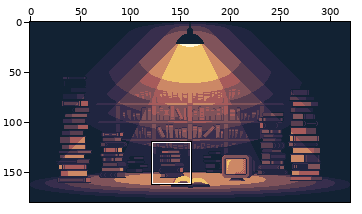
Pixel-art file: assets/images/unwritten_title.ase. Above, an overview of the earlier version with the close-up marked.
Close-up. Old version:
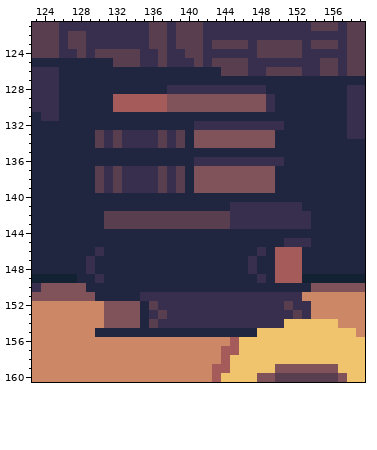
320x180 pixels, 1 frame. Colours within 5 levels of each other are drawn and written as one. Shown: x 123..159, y 121..160.
Now the later version:
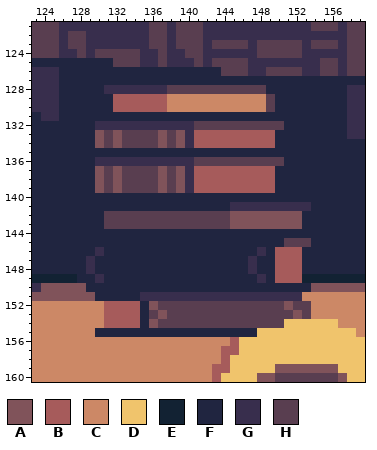
Palette (. is transparent): A #80535a  B #a65b5b  C #cc8866  D #f0c46c  E #122233  F #202540  G #382e4d  H #593e50
Change:
layer "Books hight" added
--- layer "Books hight"
@@ x 123..159 @@
 127 GGGFFFFFFFFFFFFFFFFFFFFFFFFFFFFFFFFFF
-128 GGGFFFFFFFFFFFFGGGGGGGGGGGFFFFFFFFFGG
-129 GGGFFFFFFBBBBBBAAAAAAAAAAAGFFFFFFFFGG
-130 GGGFFFFFFBBBBBBAAAAAAAAAAAGFFFFFFFFGG
+128 GGGFFFFFGGGGGGGHHHHHHHHHHHFFFFFFFFFGG
+129 GGGFFFFFFBBBBBBCCCCCCCCCCCHFFFFFFFFGG
+130 GGGFFFFFFBBBBBBCCCCCCCCCCCHFFFFFFFFGG
 131 FGGFFFFFFFFFFFFFFFFFFFFFFFFFFFFFFFFGG
-132 FFFFFFFFFFFFFFFFFFGGGGGGGGGGFFFFFFFGG
-133 FFFFFFFHGHGGGGHGHFAAAAAAAAAFFFFFFFFGG
-134 FFFFFFFHGHGGGGHGHFAAAAAAAAAFFFFFFFFFF
+132 FFFFFFFGGGGGGGGGGGHHHHHHHHHHFFFFFFFGG
+133 FFFFFFFAHAHHHHAHAGBBBBBBBBBFFFFFFFFGG
+134 FFFFFFFAHAHHHHAHAGBBBBBBBBBFFFFFFFFFF
 135 FFFFFFFFFFFFFFFFFFFFFFFFFFFFFFFFFFFFF
-136 FFFFFFFFFFFFFFFFFFGGGGGGGGGGFFFFFFFFF
-137 FFFFFFFHGHGGGGHGHFAAAAAAAAAFFFFFFFFFF
-138 FFFFFFFHGHGGGGHGHFAAAAAAAAAFFFFFFFFFF
-139 FFFFFFFHGHGGGGHGHFAAAAAAAAAFFFFFFFFFF
+136 FFFFFFFGGGGGGGGGGGHHHHHHHHHHFFFFFFFFF
+137 FFFFFFFAHAHHHHAHAGBBBBBBBBBFFFFFFFFFF
+138 FFFFFFFAHAHHHHAHAGBBBBBBBBBFFFFFFFFFF
+139 FFFFFFFAHAHHHHAHAGBBBBBBBBBFFFFFFFFFF
 140 FFFFFFFFFFFFFFFFFFFFFFFFFFFFFFFFFFFFF
-141 FFFFFFFFFFFFFFFFFFFFFFGGGGGGGGFFFFFFF
-142 FFFFFFFFHHHHHHHHHHHHHHGGGGGGGGGFFFFFF
-143 FFFFFFFFHHHHHHHHHHHHHHGGGGGGGGGFFFFFF
+141 FFFFFFFFFFFFFFFFFFFFFFGGGGGGGGGFFFFFF
+142 FFFFFFFFHHHHHHHHHHHHHHAAAAAAAAFFFFFFF
+143 FFFFFFFFHHHHHHHHHHHHHHAAAAAAAAFFFFFFF
 144 FFFFFFFFFFFFFFFFFFFFFFFFFFFFFFFFFFFFF
-145 FFFFFFFFFFFFFFFFFFFFFFFFFFFFGGGFFFFFF
+145 FFFFFFFFFFFFFFFFFFFFFFFFFFFFHHHFFFFFF
 146 FFFFFFFGFFFFFFFFFFFFFFFFFGFBBBFFFFFFF
@@ x 123..159 @@
 151 AAAAAAAFFFFFGGGGGGGGGGGGGGGGGGCCCCCCC
-152 CCCCCCCCAAAAFHGGGGGGGGGGGGGGHGGCCCCCC
-153 CCCCCCCCAAAAFGHGGGGGGGGGGGGGGHGCCCCCC
-154 CCCCCCCCAAAAFHGGGGGGGGGGGGGGDDDDDDCCC
+152 CCCCCCCCBBBBFAHHHHHHHHHHHHHHAHHCCCCCC
+153 CCCCCCCCBBBBFHAHHHHHHHHHHHHHHAHCCCCCC
+154 CCCCCCCCBBBBFAHHHHHHHHHHHHHHDDDDDDCCC
 155 CCCCCCCFFFFFFFFFFFFFFFFFFDDDDDDDDDDDC
